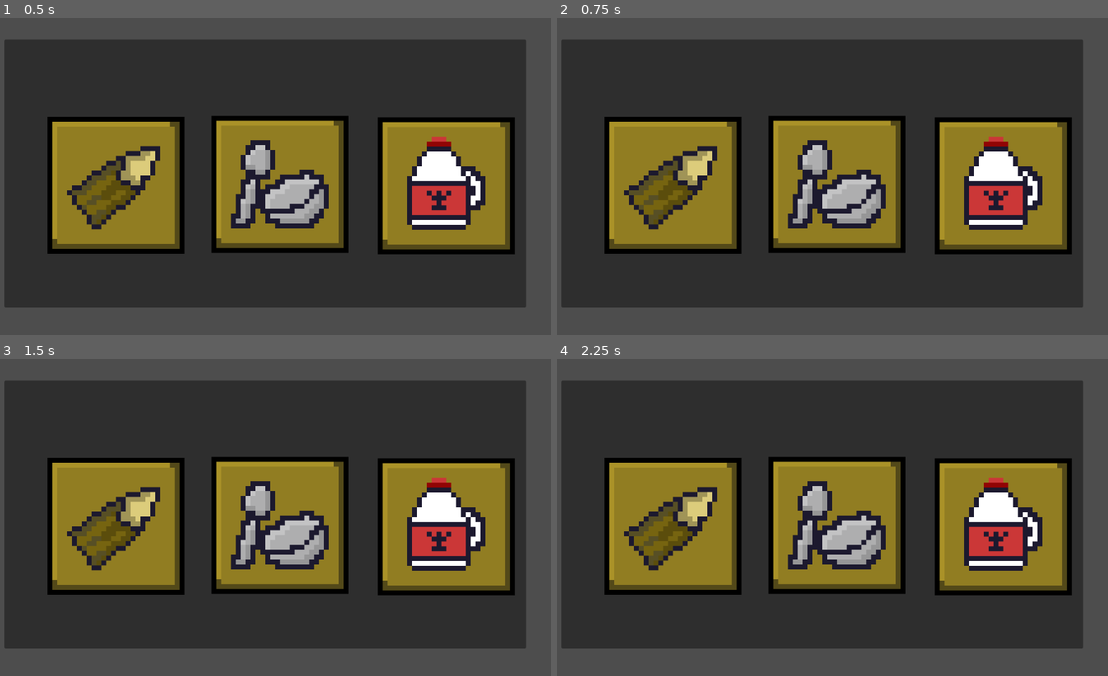
Above: before the commit, frames 1-4 (two rows, left to right).
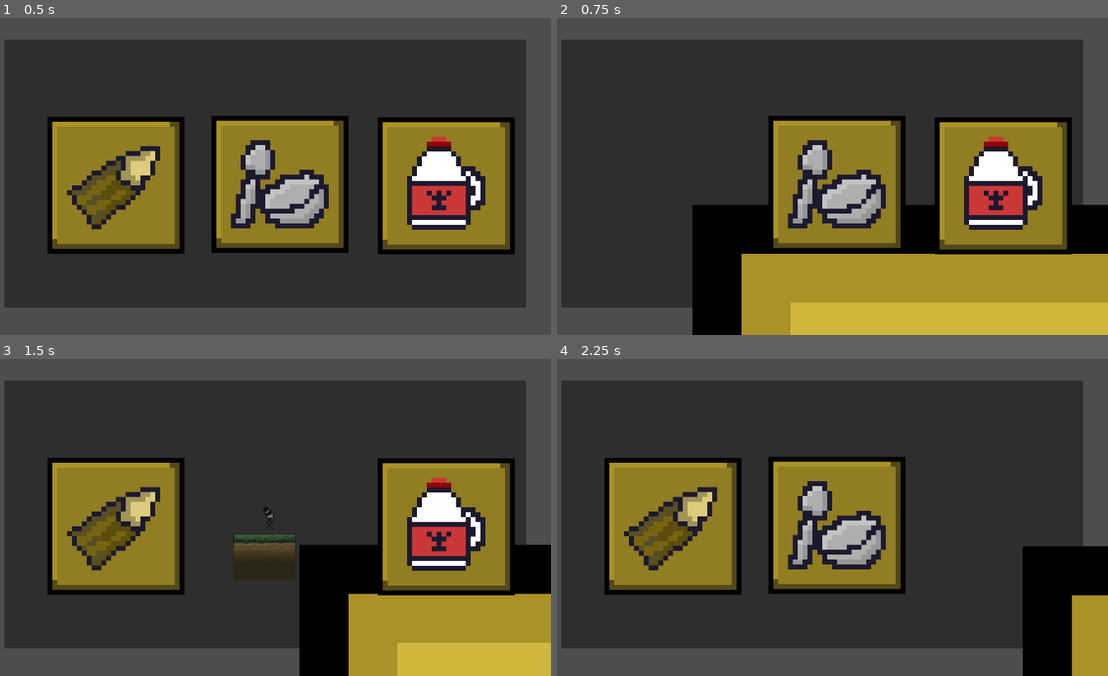
Above: after the commit, the same moments.

Repository: Tigeagle2/Team_one_game
Game: Godot game, scene res://Scenes/main_scene.tscn
Two runs of this game, one before a commit and one after it. Both use one fixed random seed, a clock stepped at 60 frames per second and the inputs below.
Inputs (mouse positions are in pixels of both pictures, inside the frame that each line leads up to):
- Up to frame 1 (0.5 s): no input
- Up to frame 2 (0.75 s): click (672, 186) at 0.5 s
- Up to frame 3 (1.5 s): click (281, 523) at 1.25 s
- Up to frame 4 (2.25 s): click (1003, 527) at 2 s

Frame 1 is identical in both runs. In frame 2, 32% of the frame differs, in the area x 8-100%, y 31-100%; in frame 3, 23%; in frame 4, 14%.
Error in both runs: Invalid call. Nonexistent function 'has_method' in base 'Nil'. (res://Scripts/player.gd:67)

Commit message:
added hover sprites

Diff:
--- a/Scenes/main_ui.tscn
+++ b/Scenes/main_ui.tscn
@@ -1,9 +1,12 @@
-[gd_scene load_steps=5 format=3 uid="uid://bdvohluudbabh"]
+[gd_scene load_steps=8 format=3 uid="uid://bdvohluudbabh"]
 
 [ext_resource type="Script" uid="uid://cyiyvno6qa01q" path="res://Scripts/main_ui.gd" id="1_gmh8u"]
 [ext_resource type="Texture2D" uid="uid://df6g5avlwsbq2" path="res://Assets/Sprites/Dark Chocolate Stake.png" id="2_dcbcb"]
 [ext_resource type="Texture2D" uid="uid://c5fklb6a4b10a" path="res://Assets/Sprites/Silver_Spoon_Bowl.png" id="3_tbbry"]
+[ext_resource type="Texture2D" uid="uid://dnacp7yba1abi" path="res://Assets/Sprites/Dark Chocolate Stake (1).png" id="3_ylo01"]
 [ext_resource type="Texture2D" uid="uid://b5jyxl72fc1dj" path="res://Assets/Sprites/Holy Milk.png" id="4_7okpu"]
+[ext_resource type="Texture2D" uid="uid://cwkpvnwq30a5e" path="res://Assets/Sprites/Silver_Spoon_Bowl (1).png" id="5_bhqku"]
+[ext_resource type="Texture2D" uid="uid://duoy07udksf1h" path="res://Assets/Sprites/Holy Milk (1).png" id="7_qnjnk"]
 
 [node name="main_ui" type="CanvasLayer"]
 script = ExtResource("1_gmh8u")
@@ -22,6 +25,7 @@
 offset_right = 306.0
 offset_bottom = 403.0
 texture_normal = ExtResource("2_dcbcb")
+texture_hover = ExtResource("3_ylo01")
 
 [node name="weapon_button_2" type="TextureButton" parent="weapon_select_panel"]
 layout_mode = 0
@@ -30,6 +34,7 @@
 offset_right = 641.0
 offset_bottom = 401.0
 texture_normal = ExtResource("3_tbbry")
+texture_hover = ExtResource("5_bhqku")
 
 [node name="weapon_button_3" type="TextureButton" parent="weapon_select_panel"]
 layout_mode = 0
@@ -38,3 +43,4 @@
 offset_right = 1063.0
 offset_bottom = 459.0
 texture_normal = ExtResource("4_7okpu")
+texture_hover = ExtResource("7_qnjnk")
